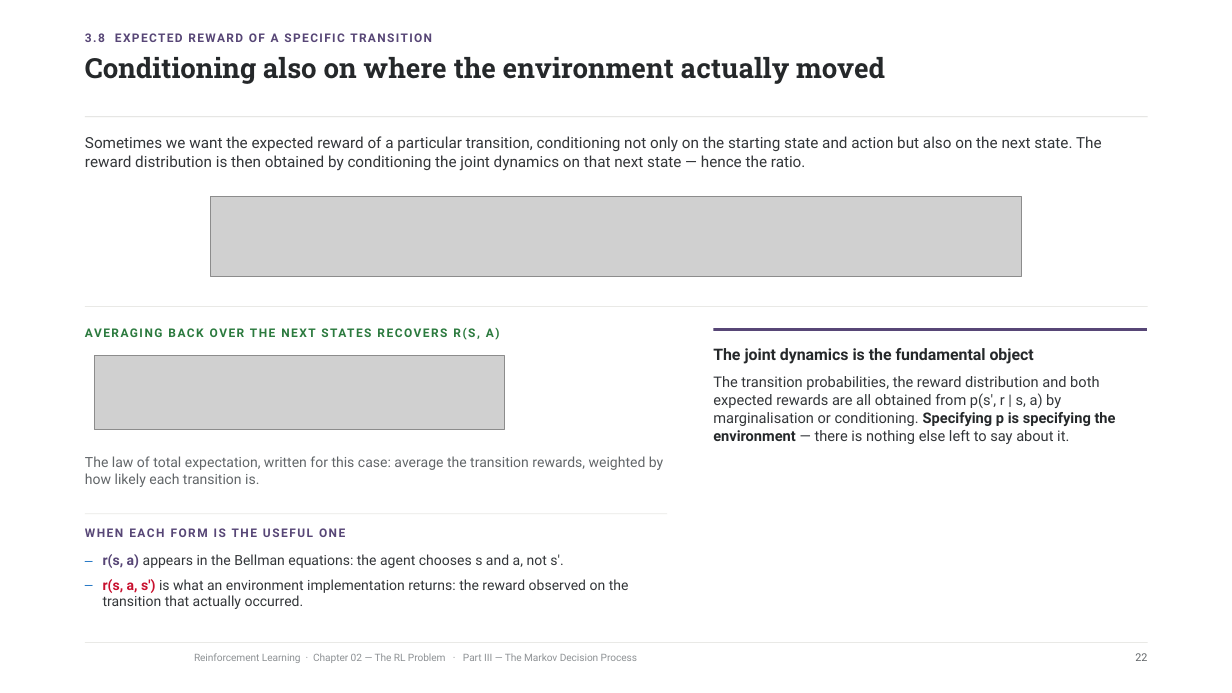
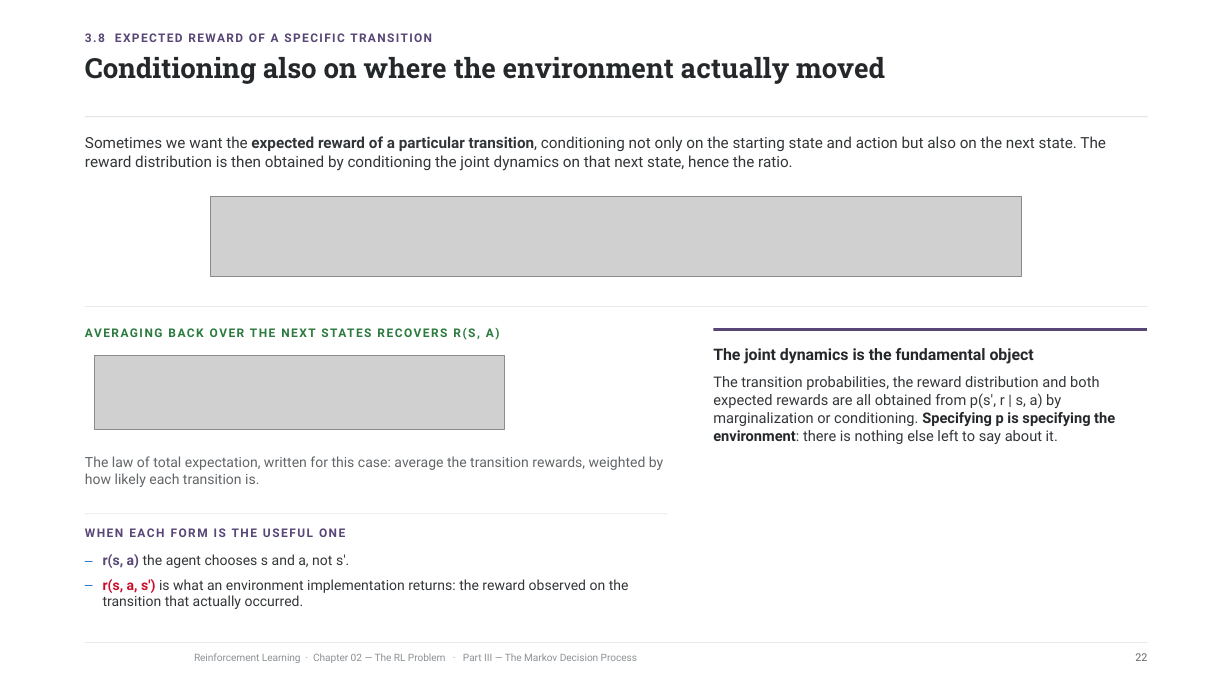
Before and after one commit to riccardoberta/reinforcement-learning, a slide deck: slide 22 of 02 - The RL Problem/slides.pptx. Drawn at 1232x693 pixels with LibreOffice and Linux fonts; fonts in the diff are those of the drawing; grey boxes stand for pictures; background and template pictures are left out. Boxes give left, top, right and bottom in pixels: in the first picture for what was removed or moved away, otherwise in the second. Text is boxed around its words. In the diff, an @@ line names an element or a change of style, - is before the commit and + after.

```diff
--- a/02 - The RL Problem/slides.pptx
+++ b/02 - The RL Problem/slides.pptx
@@ text at <box>85,136,1106,171</box>: text changed @@
-Sometimes we want the expected reward of a particular transition, conditioning not only on the starting state and action but also on the next state. The reward distribution is then obtained by conditioning the joint dynamics on that next state — hence the ratio.
+Sometimes we want the expected reward of a particular transition, conditioning not only on the starting state and action but also on the next state. The reward distribution is then obtained by conditioning the joint dynamics on that next state, hence the ratio.
@@ text at <box>713,376,1115,444</box>: text changed @@
-The transition probabilities, the reward distribution and both expected rewards are all obtained from p(s′, r | s, a) by marginalisation or conditioning. Specifying p is specifying the environment — there is nothing else left to say about it.
+The transition probabilities, the reward distribution and both expected rewards are all obtained from p(s′, r | s, a) by marginalization or conditioning. Specifying p is specifying the environment: there is nothing else left to say about it.
@@ text at <box>103,554,349,568</box>: text changed @@
-– r(s, a) appears in the Bellman equations: the agent chooses s and a, not s′.
+– r(s, a) the agent chooses s and a, not s′.
```
Also in this commit, not shown: 34 other slides changed, 22 other files.
